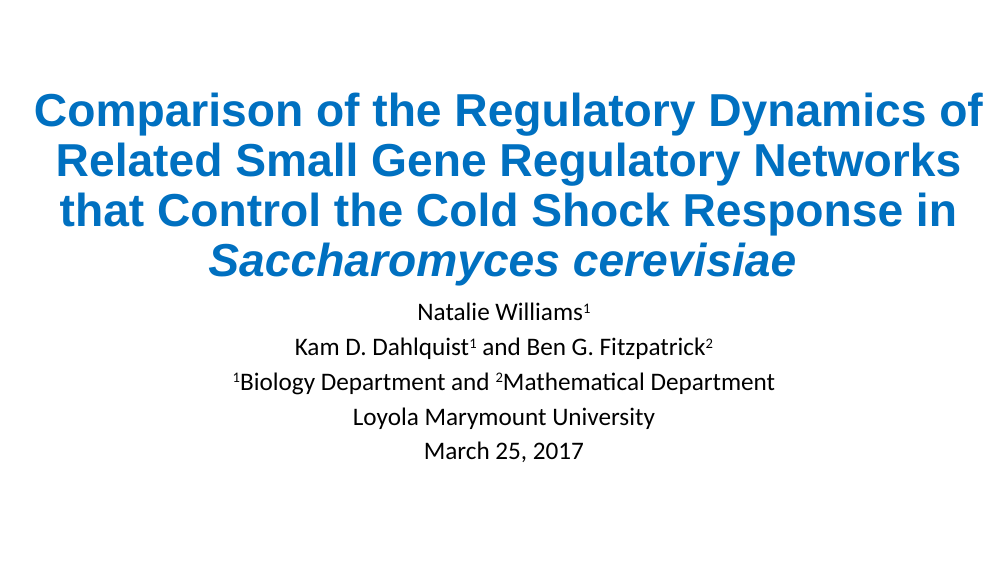
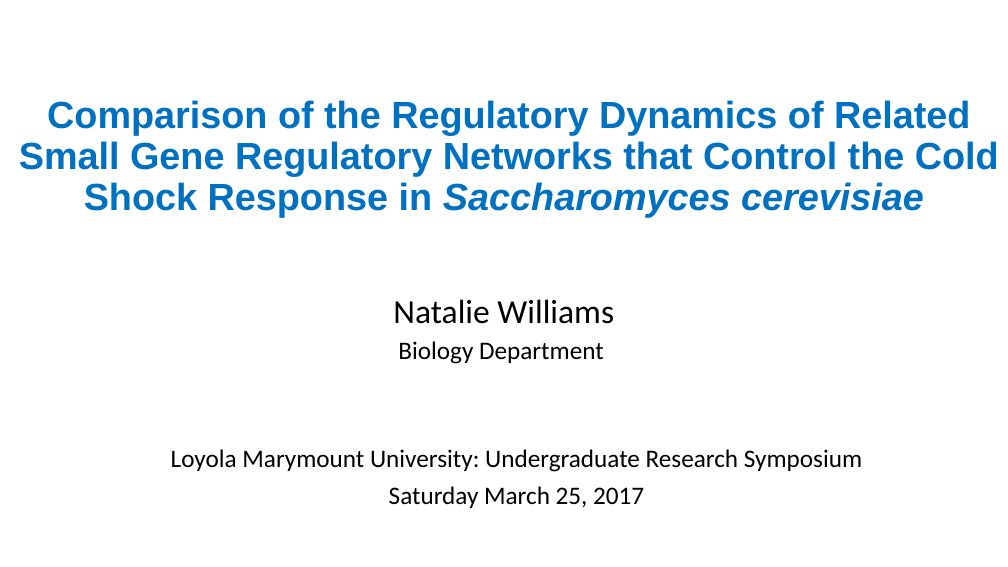
Before and after one commit to kdahlquist/GRNmap, a slide deck: slide 1 of documents/presentations/LMUURS17_NEW.pptx. Drawn at 1008x567 pixels with LibreOffice and Linux fonts; fonts in the diff are those of the drawing. Boxes give left, top, right and bottom in pixels: in the first picture for what was removed or moved away, otherwise in the second. Text is boxed around its words. In the diff, an @@ line names an element or a change of style, - is before the commit and + after.

Commit message:
Most updated version
Altered slides with suggestions from Dahlquist; still need to edit the LSE slide and slide with comparison of LSE:minLSE

```diff
--- a/documents/presentations/LMUURS17_NEW.pptx
+++ b/documents/presentations/LMUURS17_NEW.pptx
@@ title "Comparison of the Regulatory Dynamics ..." at (19,100,999,217): size 44 to 36 pt @@
@@ subtitle at (393,299,614,364): text changed @@
-Natalie Williams1
-Kam D. Dahlquist1 and Ben G. Fitzpatrick2
-1Biology Department and 2Mathematical Department
-Loyola Marymount University
-March 25, 2017
+Natalie Williams
+Biology Department
@@ text added at (171,449,862,508), 24 pt, text #000000 @@
+Loyola Marymount University: Undergraduate Research Symposium
+Saturday March 25, 2017
```
Also in this commit, not shown: 14 other slides changed, 8 slides added, 1 slide removed.
